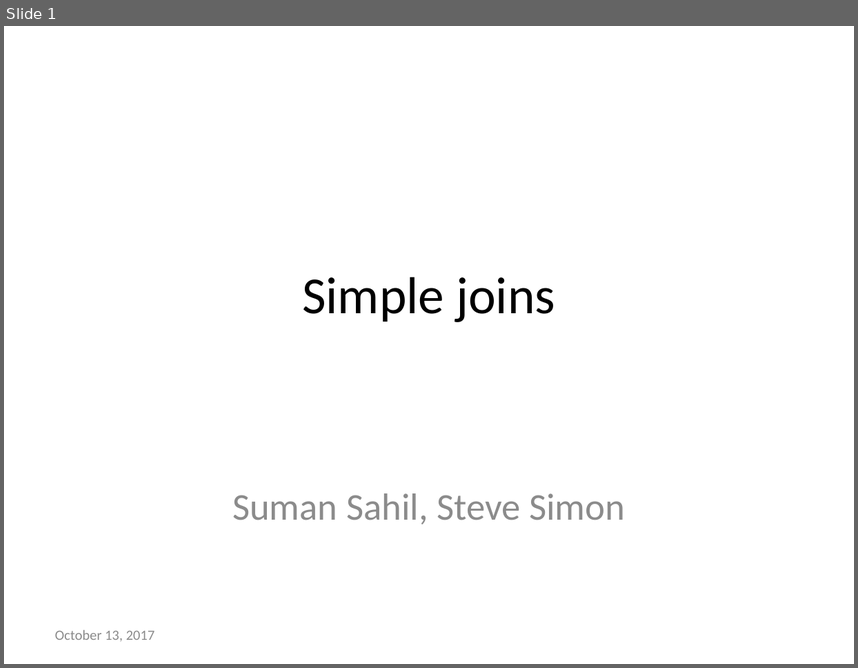
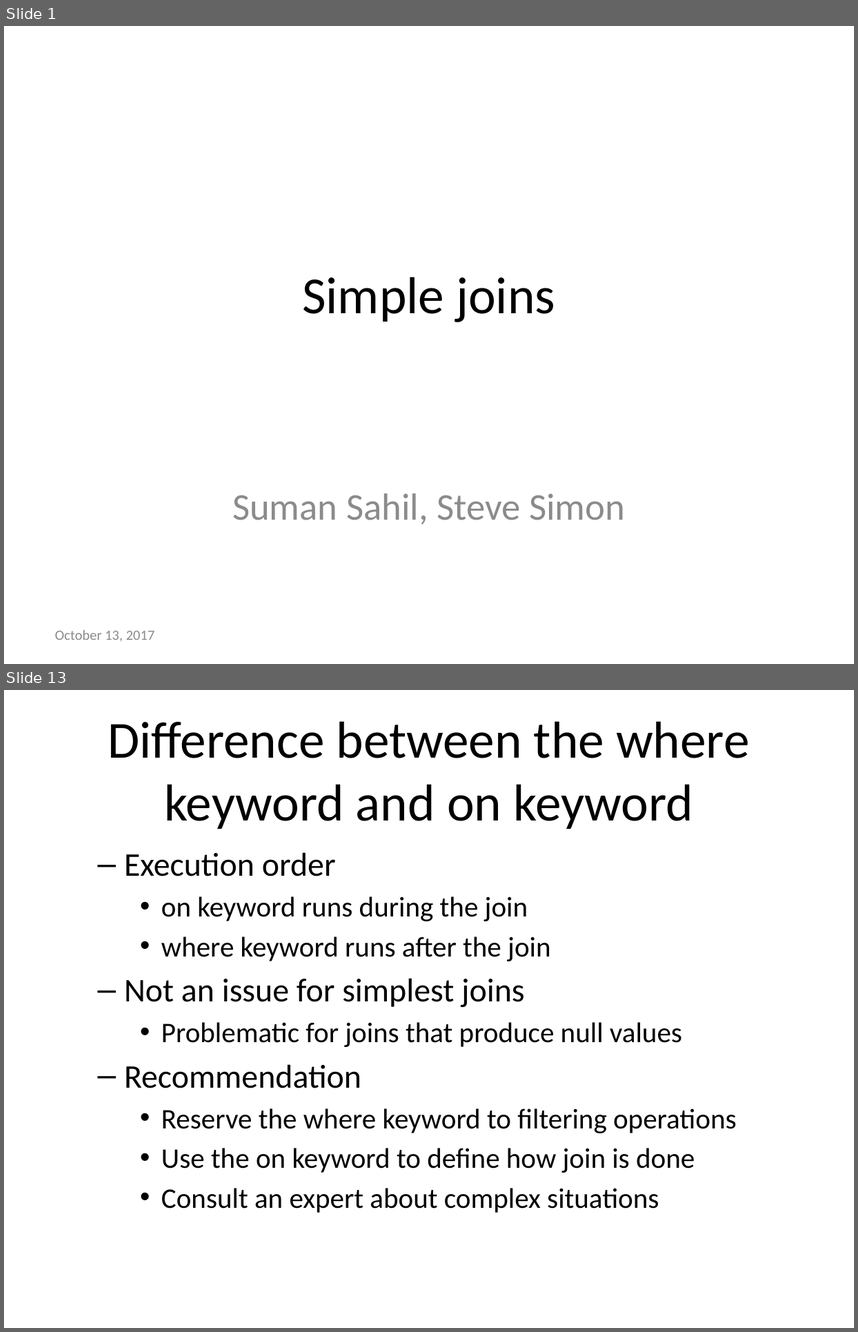
Before and after one commit to pmean/introduction-to-sql, a slide deck: src/simple-joins.pptx. Shown one above the other, each under a label of ours: slide 1 before the commit, slides 1 and 13 after it; the slides between them are not shown. The pictures are 858x668 and 858x1332 pixels, drawn with LibreOffice and Linux fonts; fonts in the diff are those of the drawing. Boxes give left, top, right and bottom in pixels: in the first picture for what was removed or moved away, otherwise in the second. Text is boxed around its words. In the diff, an @@ line names an element or a change of style, - is before the commit and + after.

```diff
--- a/src/simple-joins.pptx
+++ b/src/simple-joins.pptx
@@ slide 13 added at (x1=4, y1=690, x2=854, y2=1328), background #FFFFFF @@
@@ title added at (x1=107, y1=721, x2=749, y2=829), 44 pt, text #000000 @@
+Difference between the where keyword and on keyword
@@ text added at (x1=124, y1=852, x2=737, y2=1212), 24 pt, text #000000 @@
+  – Execution order
+    • on keyword runs during the join
+    • where keyword runs after the join
+  – Not an issue for simplest joins
+    • Problematic for joins that produce null values
+  – Recommendation
+    • Reserve the where keyword to filtering operations
+    • Use the on keyword to define how join is done
+    • Consult an expert about complex situations
```
Also in this commit, not shown: 8 slides changed, 15 other slides added, 2 other files.
